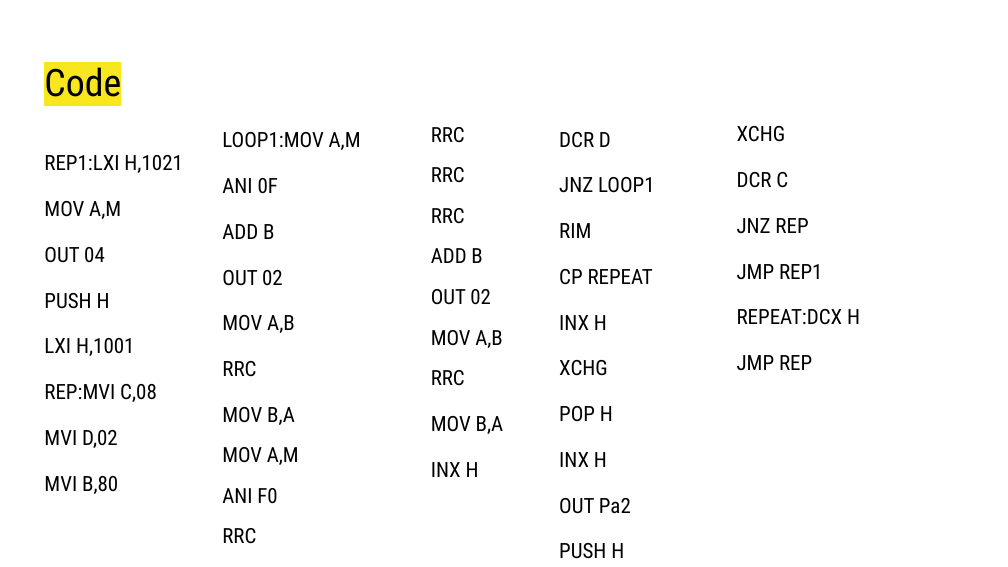
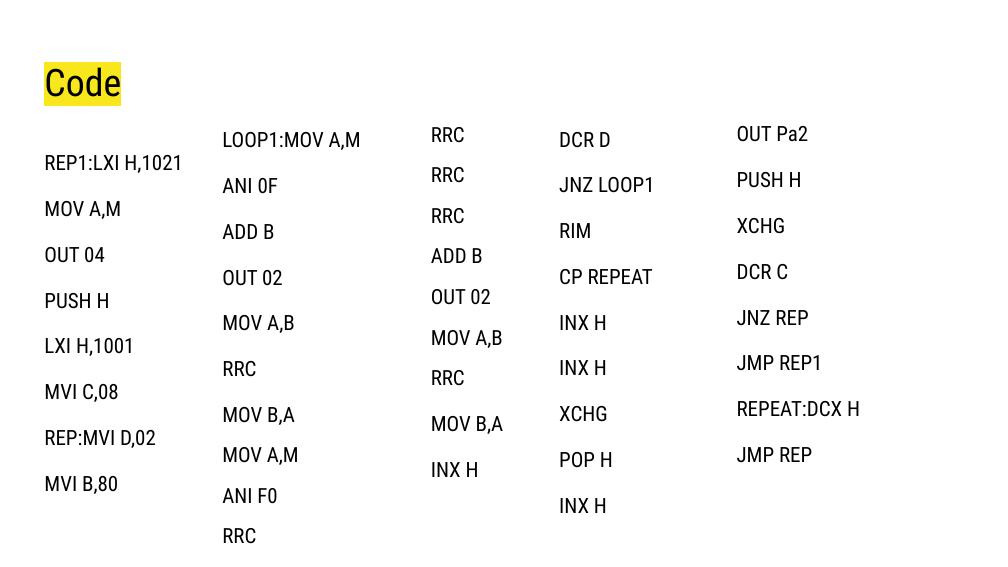
Before and after one commit to AnshumatDinesh/An-Electronic-Voting-Machine-Using-8085-Microprocessor, a slide deck: slide 47 of MI Processors Project.pptx. Drawn at 1008x567 pixels with LibreOffice and Linux fonts; fonts in the diff are those of the drawing. Boxes give left, top, right and bottom in pixels: in the first picture for what was removed or moved away, otherwise in the second. Text is boxed around its words. In the diff, an @@ line names an element or a change of style, - is before the commit and + after.

```diff
--- a/MI Processors Project.pptx
+++ b/MI Processors Project.pptx
@@ text at (737,126,808,188): paragraphs added @@
+OUT Pa2
+PUSH H
@@ text at (737,218,786,234): more space between paragraphs @@
@@ text at (44,384,156,448): text changed @@
-REP:MVI C,08
-MVI D,02
+MVI C,08
+REP:MVI D,02
@@ text at (559,360,607,375): paragraph added @@
+INX H
@@ text at (559,498,631,559): paragraphs removed @@
-OUT Pa2
-PUSH H
```
Also in this commit, not shown: 1 other file.
